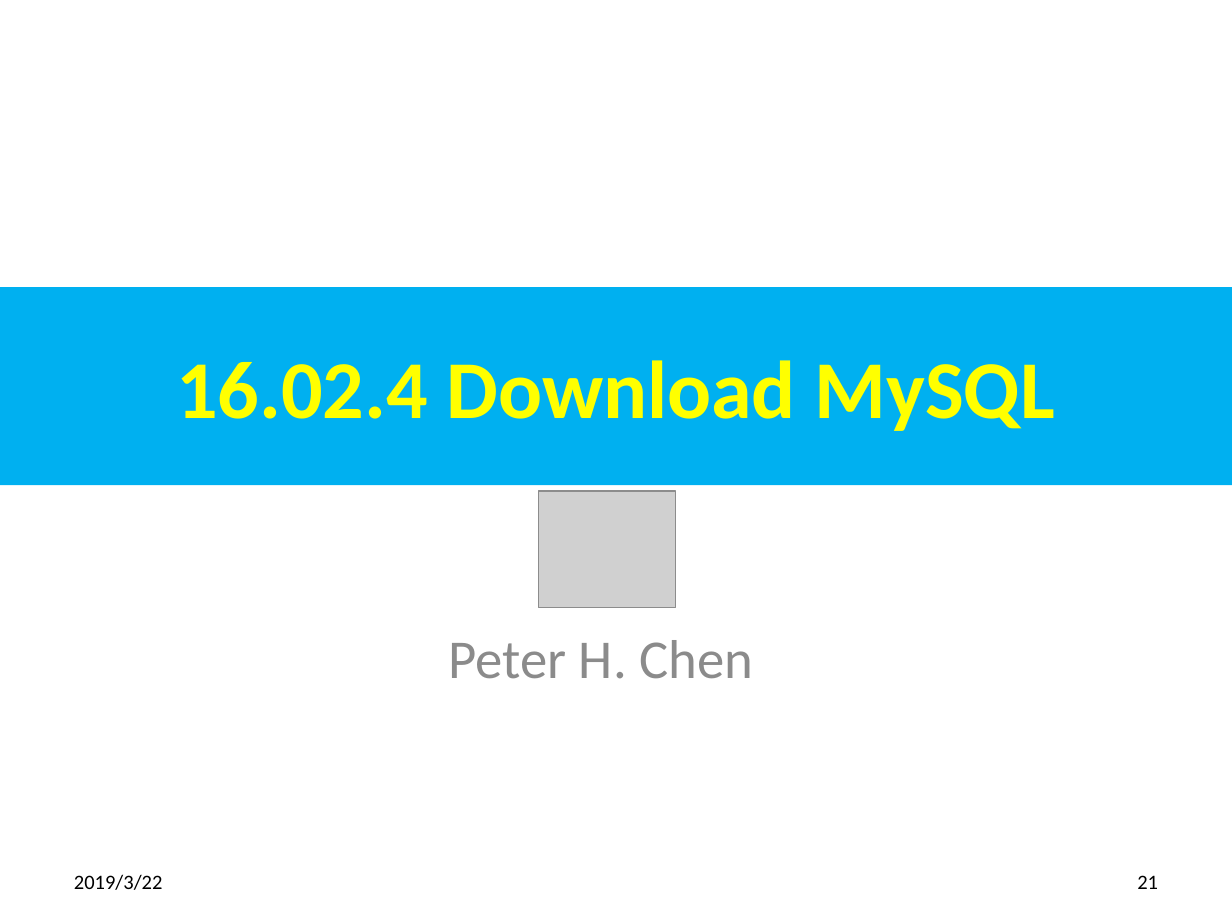
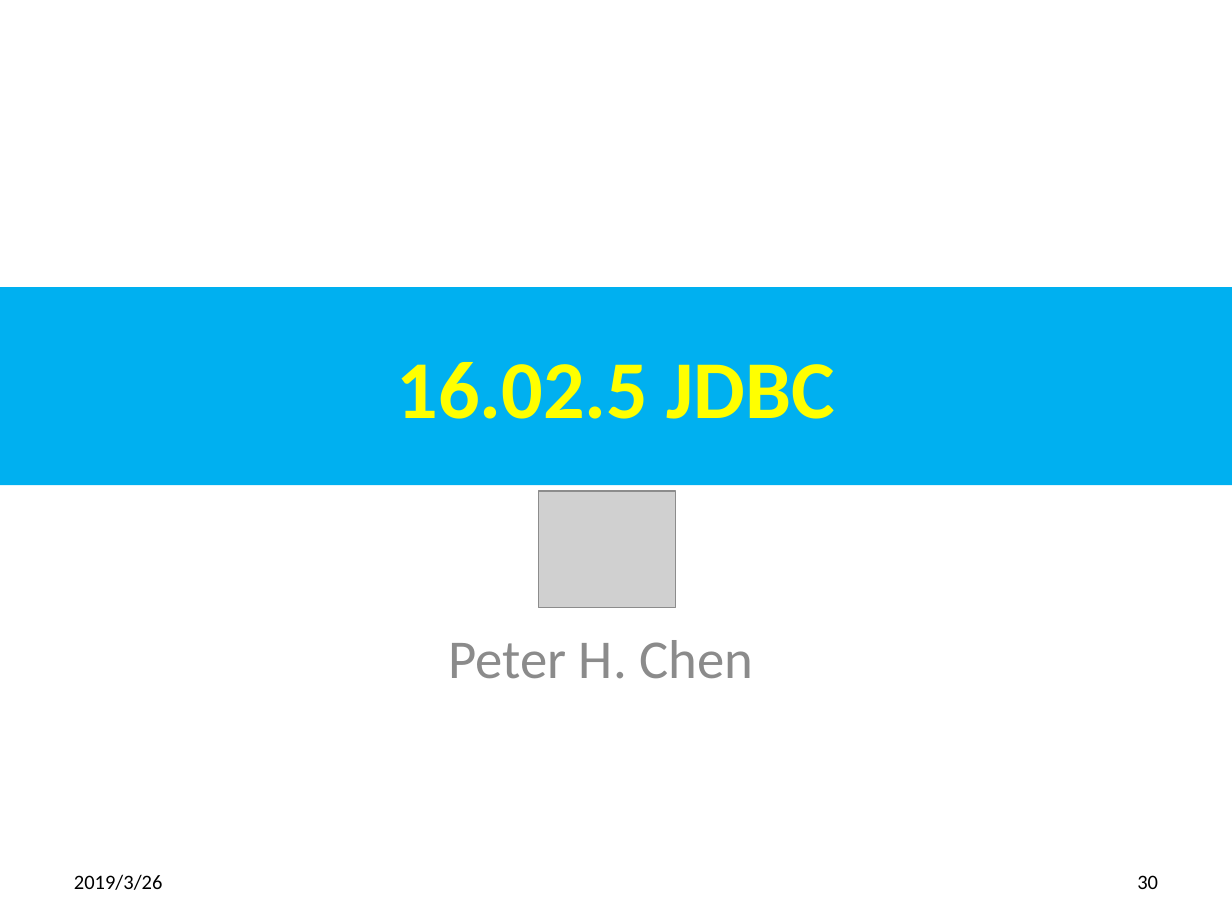
Before and after one commit to peterhchen/100-Java-Topic, a slide deck: slide 30 of 16_01_05_JDBC/ch1602_JDBC_Practice/ch1602_JDBC_Practice.pptx (slide 21 before the commit). Drawn at 1232x924 pixels with LibreOffice and Linux fonts; fonts in the diff are those of the drawing; grey boxes stand for pictures. Boxes give left, top, right and bottom in pixels: in the first picture for what was removed or moved away, otherwise in the second. Text is boxed around its words. In the diff, an @@ line names an element or a change of style, - is before the commit and + after.

```diff
--- a/16_01_05_JDBC/ch1602_JDBC_Practice/ch1602_JDBC_Practice.pptx
+++ b/16_01_05_JDBC/ch1602_JDBC_Practice/ch1602_JDBC_Practice.pptx
@@ title at (x1=396, y1=362, x2=835, y2=419): text changed @@
-16.02.4 Download MySQL
+16.02.5 JDBC
@@ text at (x1=74, y1=874, x2=163, y2=890): text changed @@
-2019/3/22
+2019/3/26
@@ page number at (x1=1137, y1=875, x2=1158, y2=889): text changed @@
-21
+30
```
Also in this commit, not shown: 24 other slides changed, 16 slides added, 15 other files.
